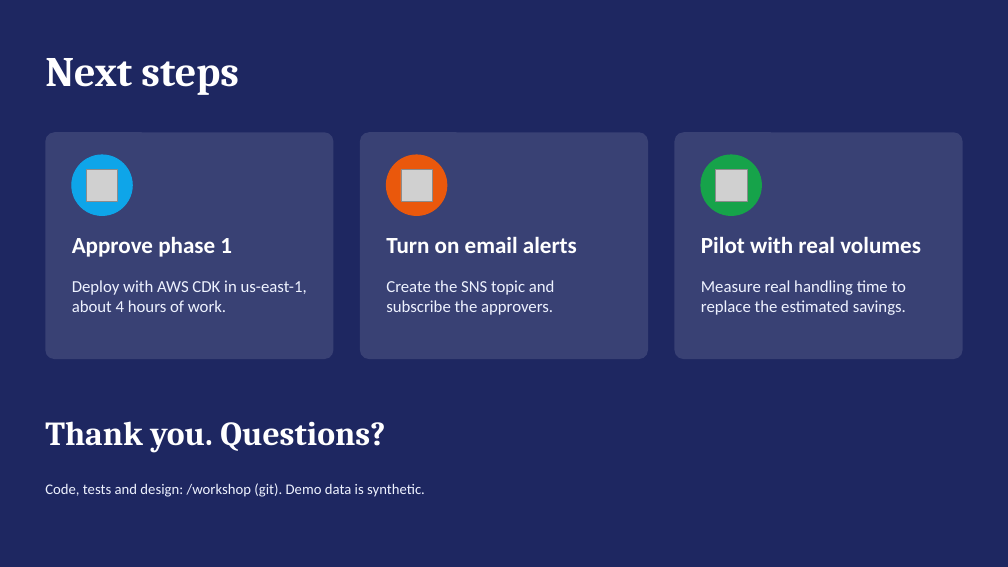
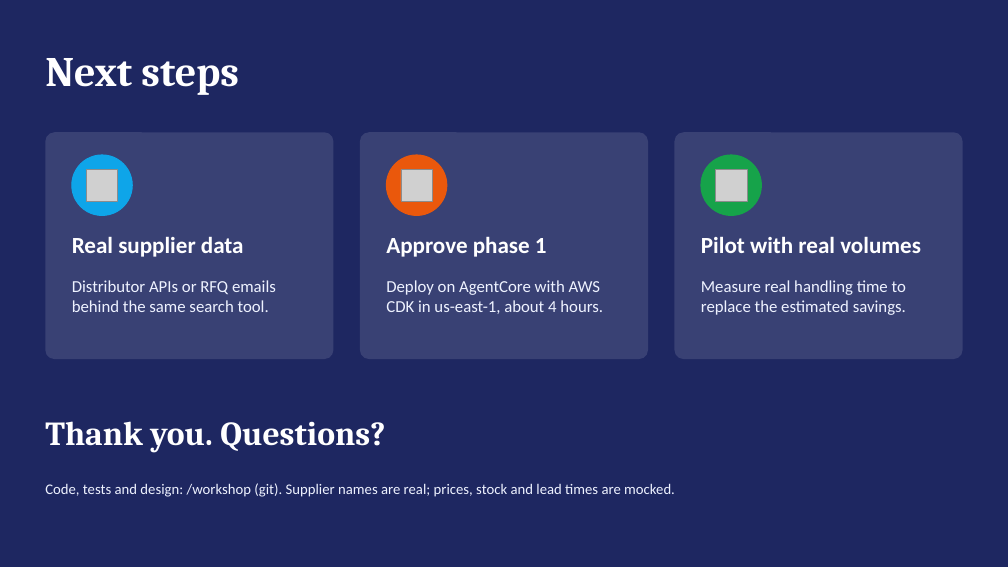
Before and after one commit to Madhukar07565/intelligent-procurement-agent, a slide deck: slide 11 of docs/presentation/Intelligent-Procurement-Agent.pptx (slide 10 before the commit). Drawn at 1008x567 pixels with LibreOffice and Linux fonts; fonts in the diff are those of the drawing; grey boxes stand for pictures. Boxes give left, top, right and bottom in pixels: in the first picture for what was removed or moved away, otherwise in the second. Text is boxed around its words. In the diff, an @@ line names an element or a change of style, - is before the commit and + after.

Commit message:
Update architecture diagrams, docs and deck for one approval request and PO per supplier

```diff
--- a/docs/presentation/Intelligent-Procurement-Agent.pptx
+++ b/docs/presentation/Intelligent-Procurement-Agent.pptx
@@ text at bbox=[72, 237, 244, 257]: text changed @@
-Approve phase 1
+Real supplier data
@@ text at bbox=[386, 237, 547, 257]: text changed @@
-Turn on email alerts
+Approve phase 1
@@ text at bbox=[72, 280, 276, 312]: text changed @@
-Deploy with AWS CDK in us-east-1, about 4 hours of work.
+Distributor APIs or RFQ emails behind the same search tool.
@@ text at bbox=[386, 280, 603, 314]: text changed @@
-Create the SNS topic and subscribe the approvers.
+Deploy on AgentCore with AWS CDK in us-east-1, about 4 hours.
@@ text at bbox=[45, 483, 675, 497]: text changed @@
-Code, tests and design: /workshop (git). Demo data is synthetic.
+Code, tests and design: /workshop (git). Supplier names are real; prices, stock and lead times are mocked.
```
Also in this commit, not shown: 9 other slides changed, 3 slides added, 2 slides removed, 20 other files.
